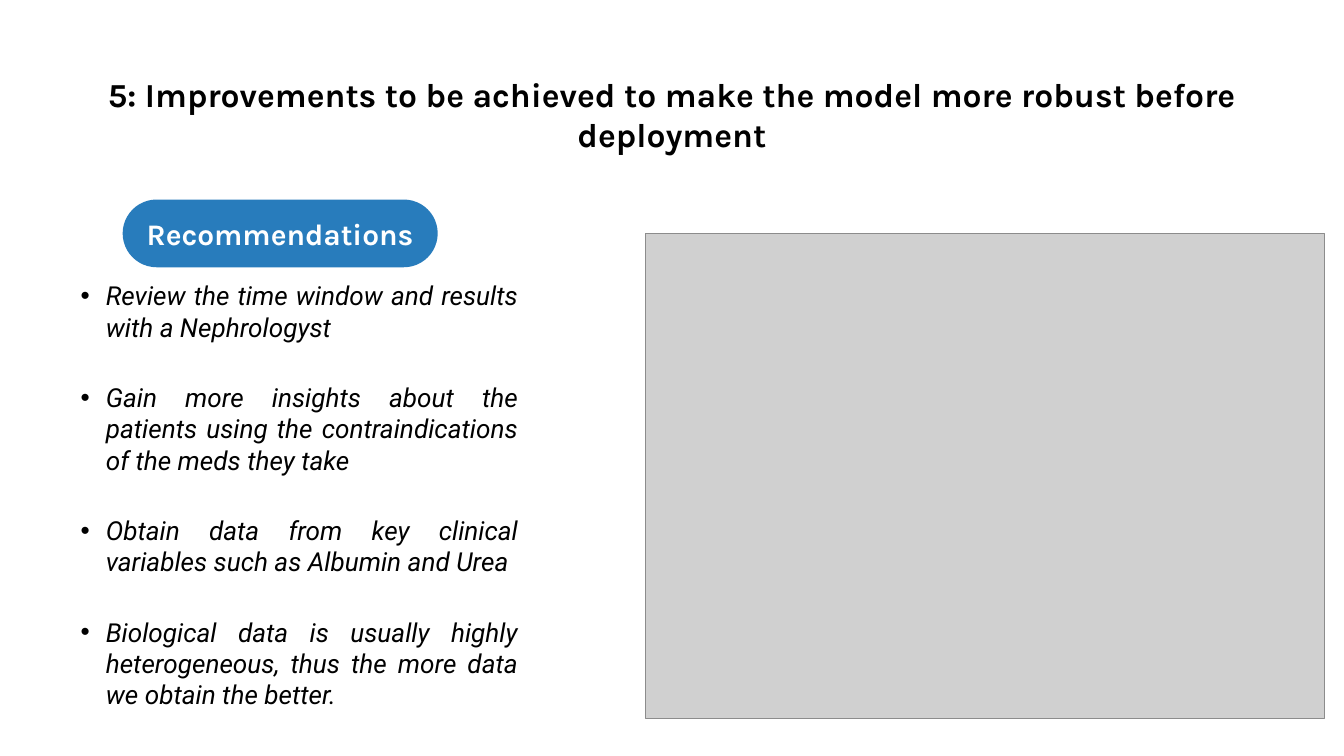
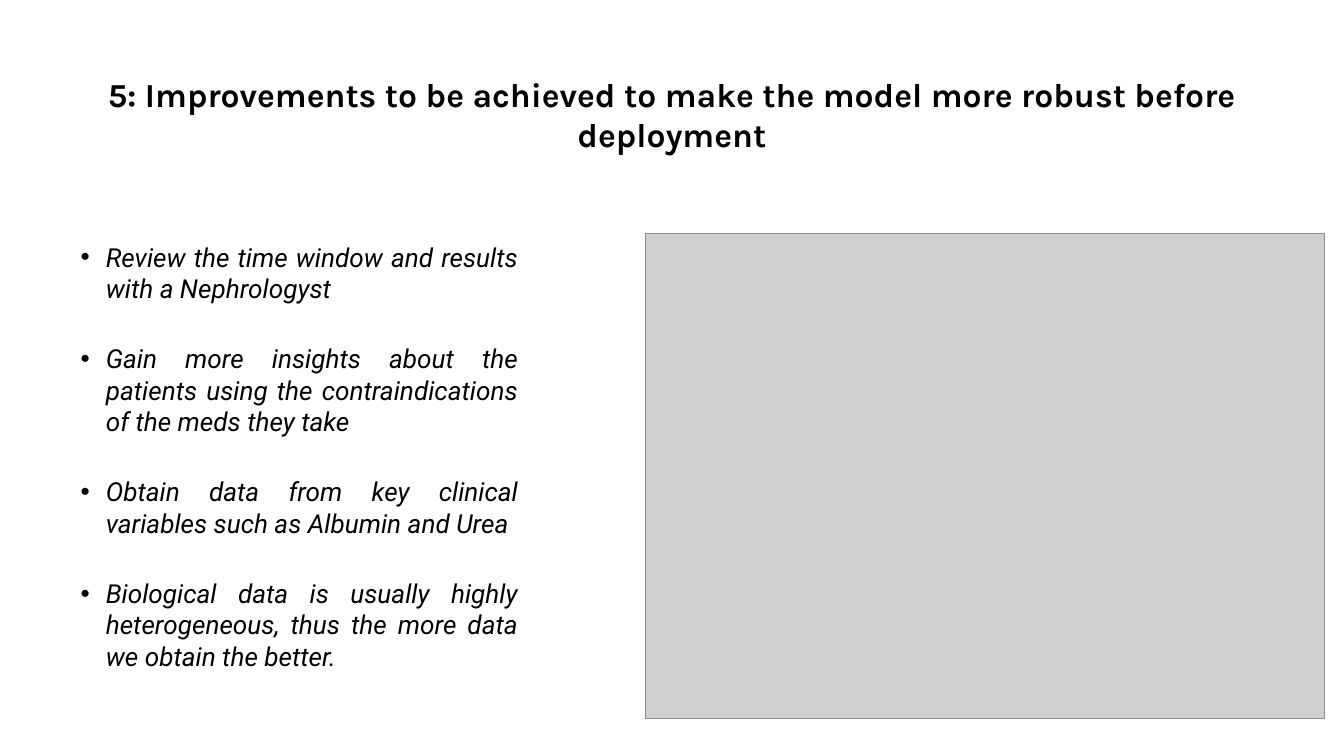
Before and after one commit to insomnium098/ChronicKidneyDiseaseChallenge, a slide deck: slide 17 of Slides.pptx. Drawn at 1344x756 pixels with LibreOffice and Linux fonts; fonts in the diff are those of the drawing; grey boxes stand for pictures. Boxes give left, top, right and bottom in pixels: in the first picture for what was removed or moved away, otherwise in the second. Text is boxed around its words. In the diff, an @@ line names an element or a change of style, - is before the commit and + after.

```diff
--- a/Slides.pptx
+++ b/Slides.pptx
@@ round same rect removed at <box>122,200,437,267</box> @@
@@ text removed at <box>147,224,414,246</box> @@
-Recommendations
@@ text "Review the time window and ...": place and size @@
-text "Review the time window and ..." at <box>106,285,518,705</box>
+text "Review the time window and ..." at <box>106,247,518,667</box>
```
Also in this commit, not shown: 8 other slides changed.
